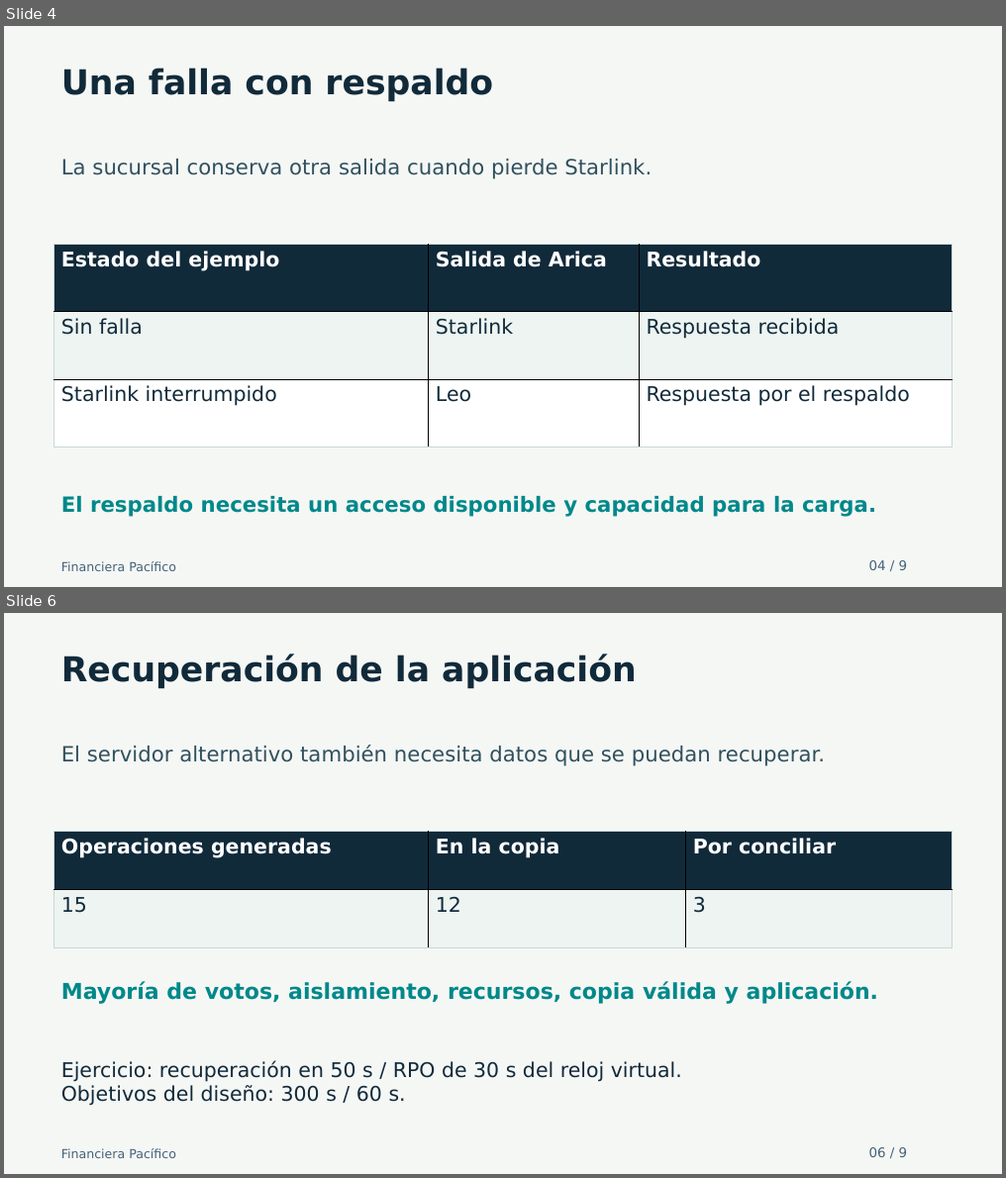
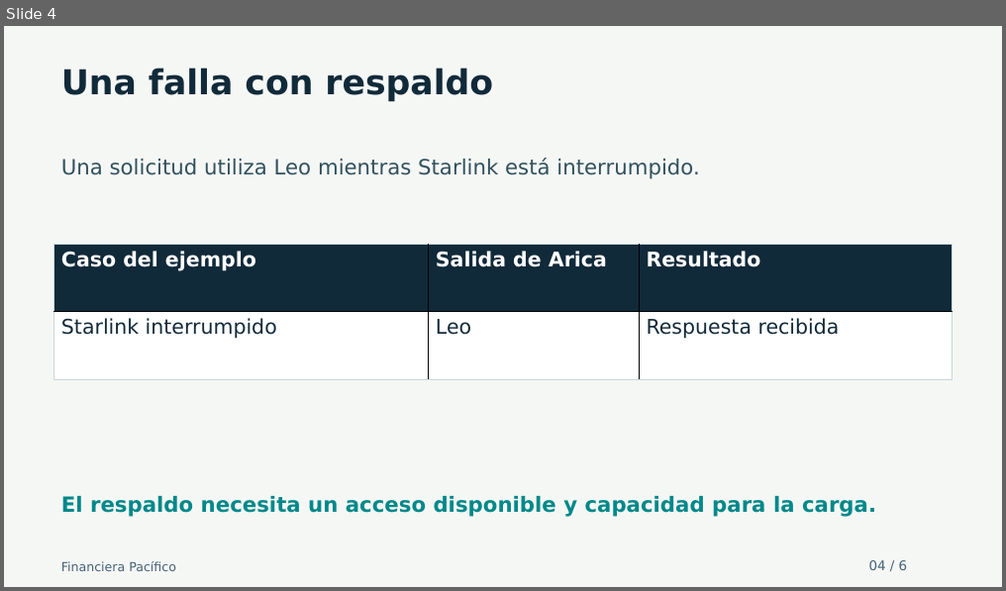
Before and after one commit to hu-herrera/financiera-pacifico-entrega-docente, a slide deck: Presentacion/Avance_Financiera_Pacifico_30_oct_2026.pptx. Shown one above the other, each under a label of ours: slides 4 and 6 before the commit, slide 4 after it; the slides between them are not shown. The pictures are 1006x1178 and 1006x591 pixels, drawn with LibreOffice and Linux fonts; fonts in the diff are those of the drawing. Boxes give left, top, right and bottom in pixels: in the first picture for what was removed or moved away, otherwise in the second. Text is boxed around its words. In the diff, an @@ line names an element or a change of style, - is before the commit and + after.

```diff
--- a/Presentacion/Avance_Financiera_Pacifico_30_oct_2026.pptx
+++ b/Presentacion/Avance_Financiera_Pacifico_30_oct_2026.pptx
@@ slide 6 removed at [4, 613, 1002, 1174], background #F5F7F5 @@
@@ text removed at [61, 655, 636, 689] @@
-Recuperación de la aplicación
@@ text removed at [61, 745, 825, 766] @@
-El servidor alternativo también necesita datos que se puedan recuperar.
@@ table removed at [54, 832, 952, 949], 2 rows, 3 columns @@
-Operaciones generadas | En la copia | Por conciliar
-15 | 12 | 3
@@ text removed at [61, 981, 878, 1004] @@
-Mayoría de votos, aislamiento, recursos, copia válida y aplicación.
@@ text removed at [61, 1060, 682, 1106] @@
-Ejercicio: recuperación en 50 s / RPO de 30 s del reloj virtual.
-Objetivos del diseño: 300 s / 60 s.
@@ text removed at [61, 1149, 176, 1158] @@
-Financiera Pacífico
@@ text removed at [869, 1148, 908, 1157] @@
-06 / 9
@@ slide 4 changed as well @@
@@ text at [61, 158, 699, 179]: text changed @@
-La sucursal conserva otra salida cuando pierde Starlink.
+Una solicitud utiliza Leo mientras Starlink está interrumpido.
@@ table at [54, 245, 952, 380] @@
-row 1: Estado del ejemplo | Salida de Arica | Resultado
-row 2: Sin falla | Starlink | Respuesta recibida
-row 3: Starlink interrumpido | Leo | Respuesta por el respaldo
+row 1: Caso del ejemplo | Salida de Arica | Resultado
+row 2: Starlink interrumpido | Leo | Respuesta recibida
@@ text at [869, 561, 908, 570]: text changed @@
-04 / 9
+04 / 6
```
Also in this commit, not shown: 5 other slides changed, 2 other slides removed, 27 other files.
